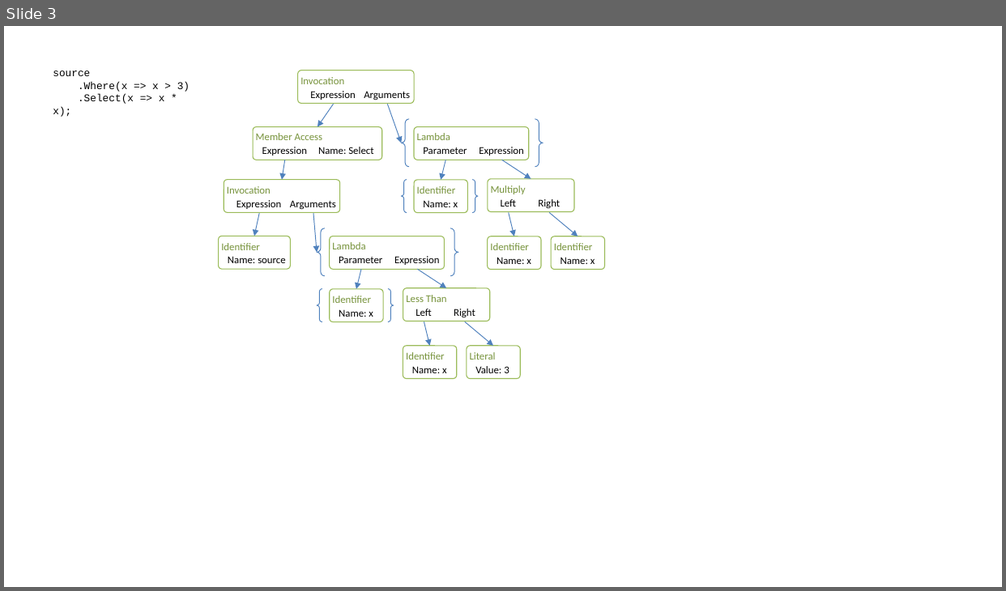
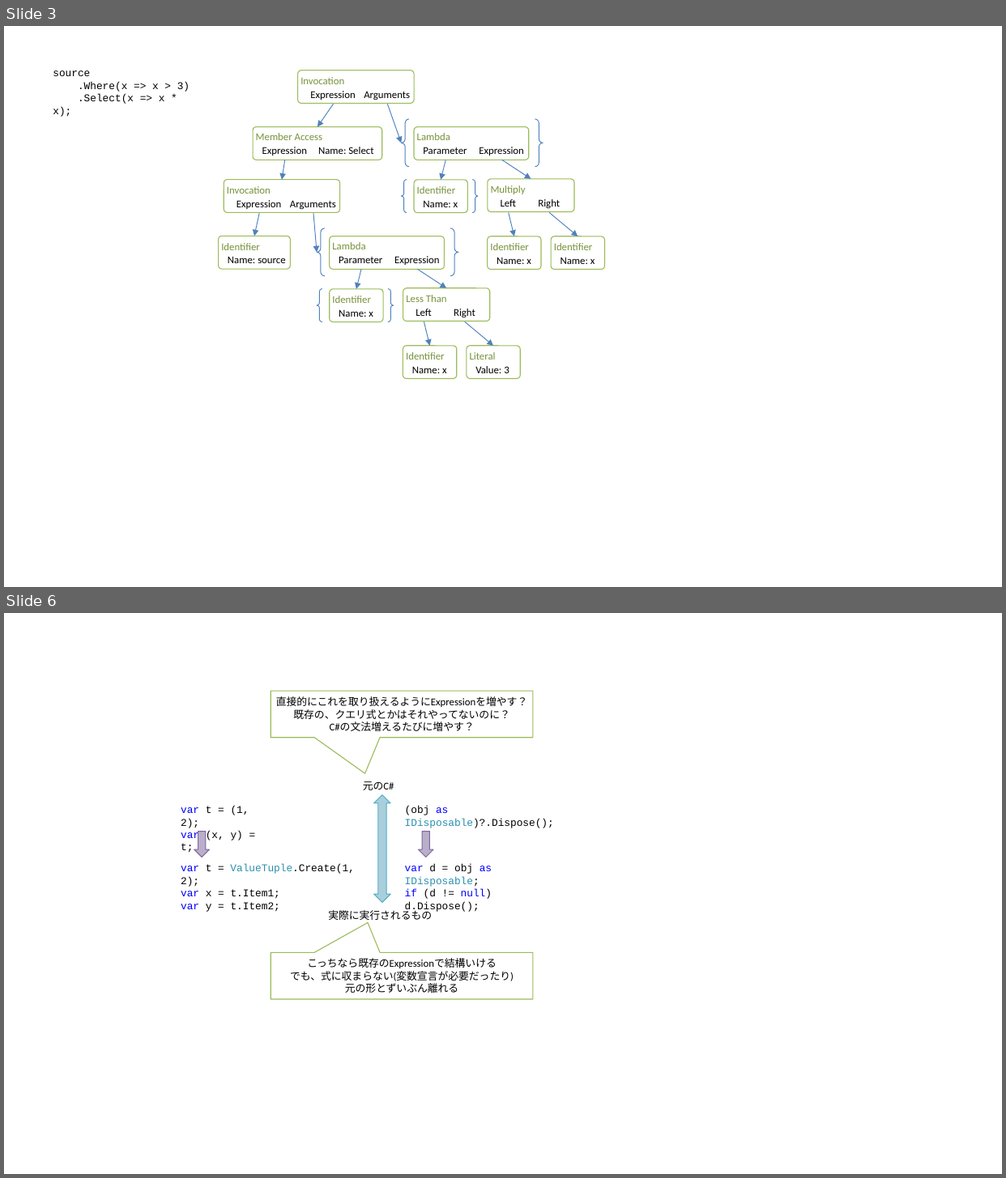
Before and after one commit to ufcpp/UfcppSample, a slide deck: Chapters/Dynamic/fig/ExpressionTrees.pptx. Shown one above the other, each under a label of ours: slide 3 before the commit, slides 3 and 6 after it; the slides between them are not shown. The pictures are 1006x591 and 1006x1178 pixels, drawn with LibreOffice and Linux fonts; fonts in the diff are those of the drawing. Boxes give left, top, right and bottom in pixels: in the first picture for what was removed or moved away, otherwise in the second. Text is boxed around its words. In the diff, an @@ line names an element or a change of style, - is before the commit and + after.

```diff
--- a/Chapters/Dynamic/fig/ExpressionTrees.pptx
+++ b/Chapters/Dynamic/fig/ExpressionTrees.pptx
@@ slide 6 added at bbox=[4, 613, 1002, 1174], background #FFFFFF @@
@@ speech box added at bbox=[270, 691, 533, 737], fill #FFFFFF, outline #9BBB59 0.85 pt, 10 pt, text #000000 @@
+直接的にこれを取り扱えるようにExpressionを増やす？
+既存の、クエリ式とかはそれやってないのに？
+C#の文法増えるたびに増やす？
@@ text added at bbox=[363, 781, 394, 790], 10 pt, text #000000 @@
+元のC#
@@ text added at bbox=[181, 806, 249, 853], 10 pt, text #000000 @@
+var t = (1, 2);
+var (x, y) = t;
@@ up down arrow added at bbox=[374, 795, 390, 903], fill #A9CEDC, outline #4BACC6 0.75 pt @@
@@ text added at bbox=[405, 806, 554, 828], 10 pt, text #000000 @@
+(obj as IDisposable)?.Dispose();
@@ down arrow added at bbox=[194, 832, 209, 858], fill #BAB0C9, outline #8064A2 0.75 pt @@
@@ down arrow added at bbox=[418, 832, 433, 858], fill #BAB0C9, outline #8064A2 0.75 pt @@
@@ text added at bbox=[181, 864, 354, 912], 10 pt, text #000000 @@
+var t = ValueTuple.Create(1, 2);
+var x = t.Item1;
+var y = t.Item2;
@@ text added at bbox=[405, 864, 492, 914], 10 pt, text #000000 @@
+var d = obj as IDisposable;
+if (d != null) d.Dispose();
@@ text added at bbox=[328, 908, 432, 920], 10 pt, text #000000 @@
+実際に実行されるもの
@@ speech box added at bbox=[270, 953, 533, 999], fill #FFFFFF, outline #9BBB59 0.85 pt, 10 pt, text #000000 @@
+こっちなら既存のExpressionで結構いける
+でも、式に収まらない(変数宣言が必要だったり)
+元の形とずいぶん離れる
```
Also in this commit, not shown: 1 slide changed, 1 other slide added.
